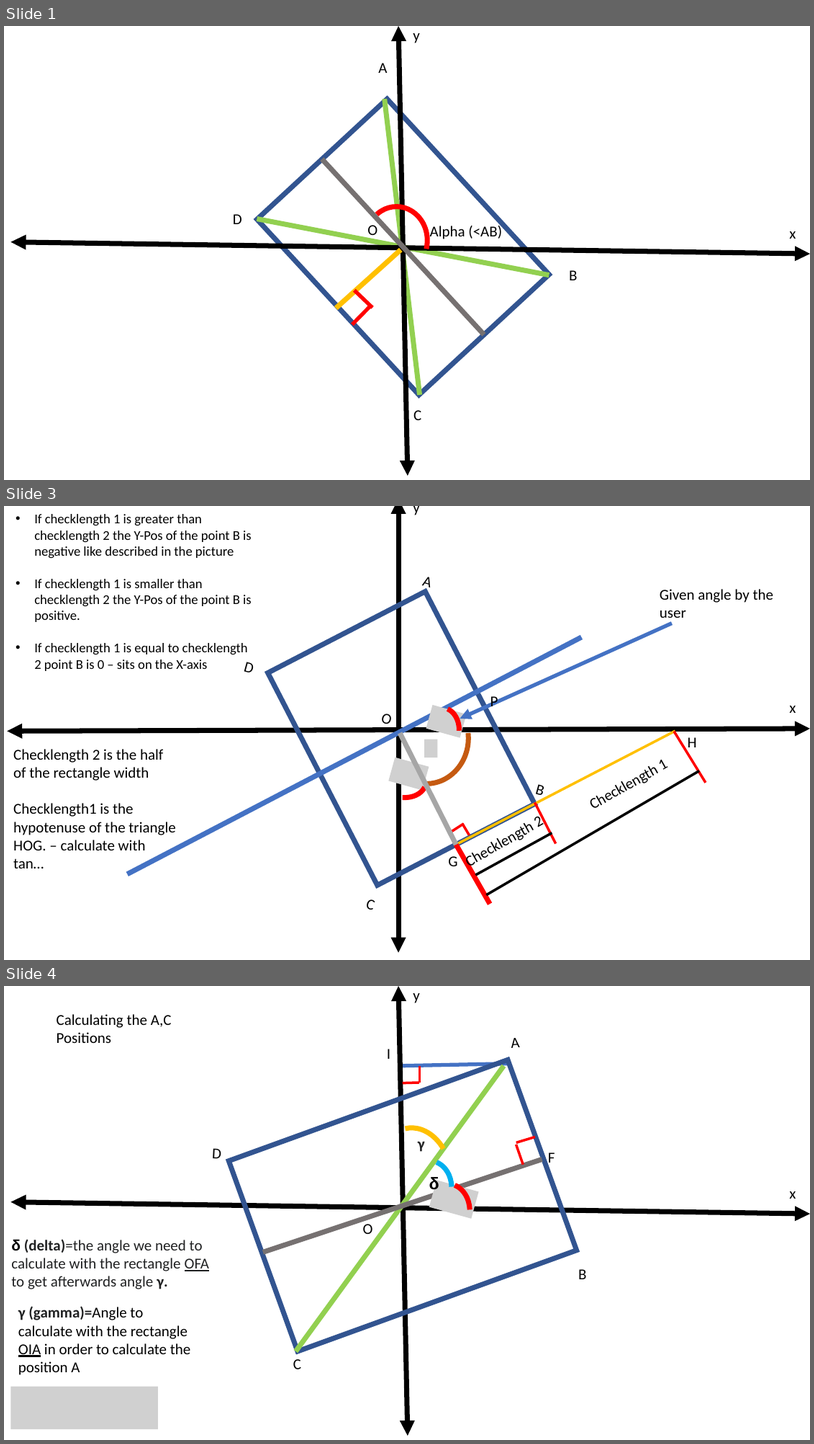
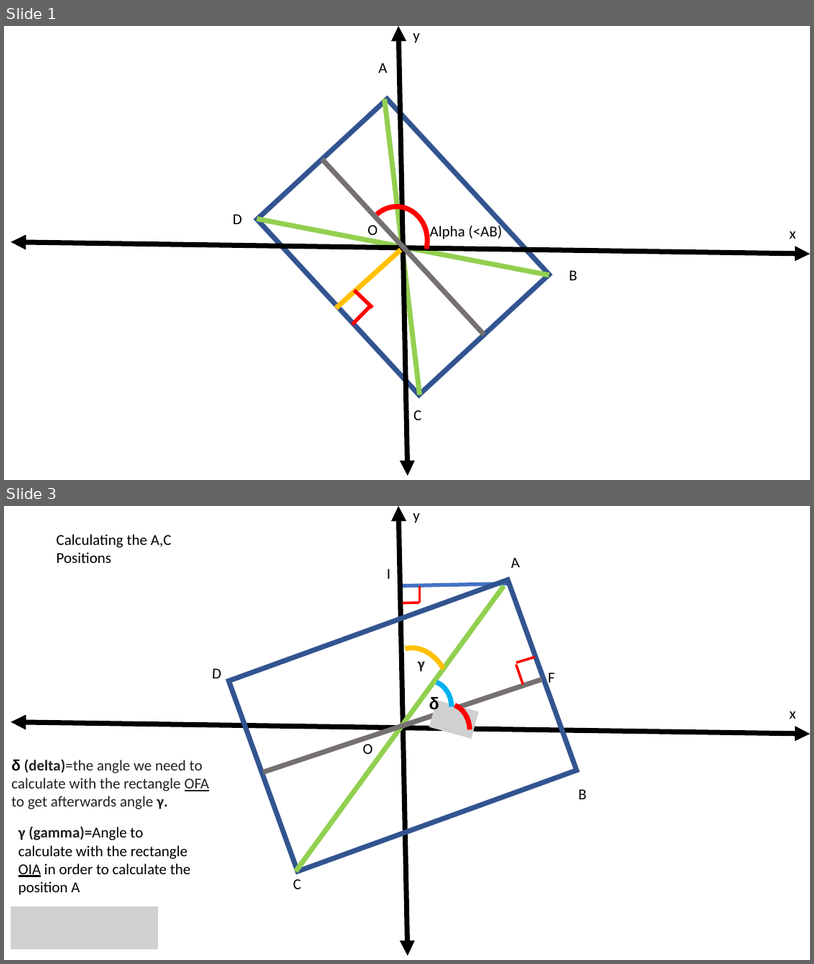
Before and after one commit to Jair-F/Safe, a slide deck: doc/turned rectangle/rotated_rect.pptx. Shown one above the other, each under a label of ours: slides 1, 3 and 4 before the commit, slides 1 and 3 after it; the slides between them are not shown. The pictures are 814x1444 and 814x964 pixels, drawn with LibreOffice and Linux fonts; fonts in the diff are those of the drawing; grey boxes stand for pictures. Boxes give left, top, right and bottom in pixels: in the first picture for what was removed or moved away, otherwise in the second. Text is boxed around its words. In the diff, an @@ line names an element or a change of style, - is before the commit and + after.

Commit message:
rectangle is now filled with color + some fixes

```diff
--- a/doc/turned rectangle/rotated_rect.pptx
+++ b/doc/turned rectangle/rotated_rect.pptx
@@ slide 3 removed at [4,506,810,960], background #FFFFFF @@
@@ text removed at [34,514,252,671] @@
-• If checklength 1 is greater than checklength 2 the Y-Pos of the point B is negative like described in the picture
-• If checklength 1 is smaller than checklength 2 the Y-Pos of the point B is positive.
-• If checklength 1 is equal to checklength 2 point B is 0 – sits on the X-axis
@@ text removed at [660,589,774,623] @@
-Given angle by the user
@@ text removed at [491,696,499,707] @@
-P
@@ group removed at [7,506,810,952]: 2 double arrows, 2 texts @@
-y
-x
@@ line removed from (456, 844) to (400, 733) @@
@@ picture removed at [424,739,437,757] @@
@@ line removed from (676, 731) to (456, 844) @@
@@ line removed from (706, 782) to (674, 731) @@
@@ text removed at [688,737,697,752] @@
-H
@@ text removed at [13,749,175,868] @@
-Checklength 2 is the half of the rectangle width
-Checklength1 is the hypotenuse of the triangle HOG. – calculate with tan…
@@ group removed at [127,577,672,909]: 5 texts, 3 arc (boxed as its full ellipse)s, 2 pictures, 1 rectangle, 1 line, 1 arrow @@
-A
-B
-C
-D
-O
@@ text removed at [662,760,669,770] @@
-Checklength 1
@@ line removed from (486, 895) to (700, 771) @@
@@ line removed from (535, 803) to (556, 844) @@
@@ line removed from (453, 831) to (464, 824) @@
@@ line removed from (470, 835) to (463, 824) @@
@@ text removed at [538,815,544,827] @@
-Checklength 2
@@ line removed from (491, 903) to (456, 844) @@
@@ line removed from (476, 875) to (552, 833) @@
@@ text removed at [448,856,458,866] @@
-G
@@ what was slide 4 is now slide 3 @@
```
Also in this commit, not shown: 2 slides changed, 1 slide added, 1 other slide removed, 1 other file.
